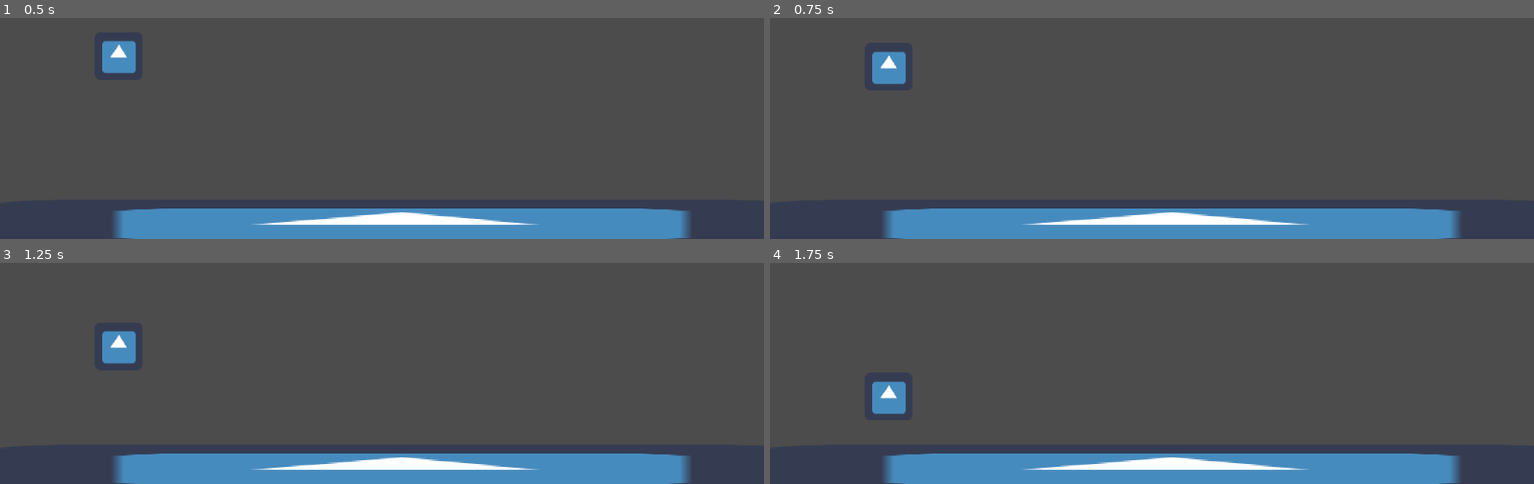
Above: before the commit, frames 1-4 (two rows, left to right).
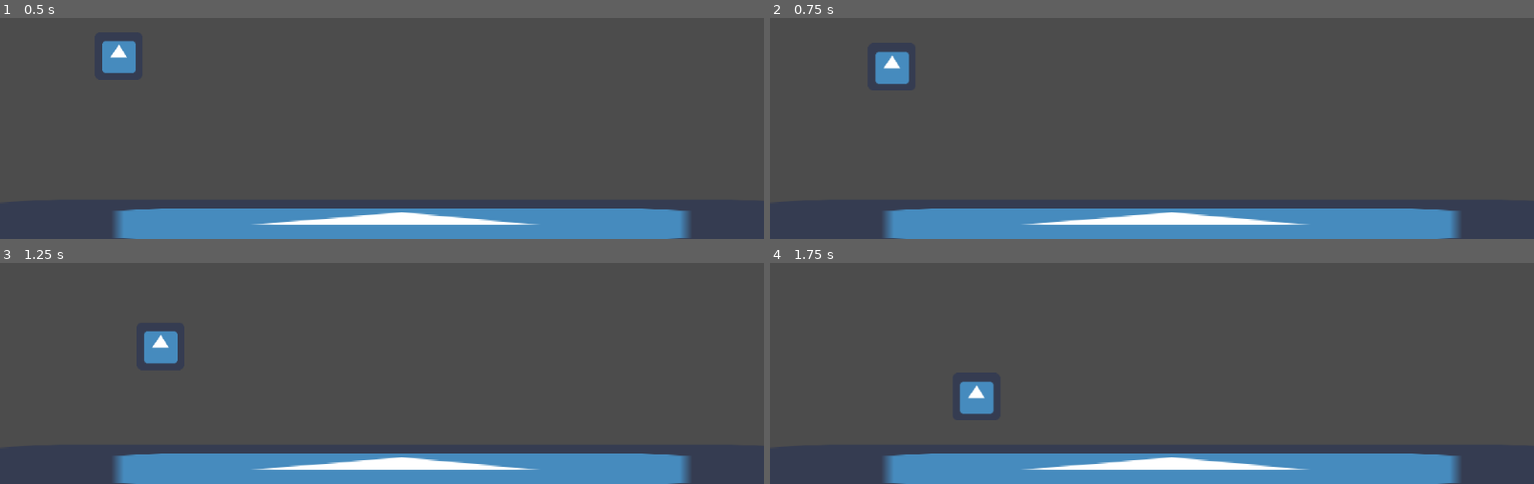
Above: after the commit, the same moments.

Repository: Matthew078/Hells-Gym-Fight
Game: Godot game, scene res://game.tscn
The game is run twice, just before and just after one commit, with the same random seed, the same clock (stepped at 60 frames per second) and the same inputs. The project has no main scene, so this scene is started directly. The engine's default icon, where the game draws it, is replaced by a stand-in: a white triangle on a blue panel in a dark square.
Inputs:
- Up to frame 1 (0.5 s): no input
- Up to frame 2 (0.75 s): hold Right (gym_bro_move_right) from 0.53 s (still down)
- Up to frame 3 (1.25 s): keep holding Right (gym_bro_move_right)
- Up to frame 4 (1.75 s): release Right (gym_bro_move_right) at 1.28 s; hold Left (gym_bro_move_left) from 1.28 s (still down)

Frame 1 is identical in both runs. In frame 2, 0.2% of the frame differs, in the area x 13-19%, y 15-31%; in frame 3, 1.3%; in frame 4, 1.3%, in the area x 13-30%, y 53-69%.

Commit message:
player movement
fixed the player movement

Diff:
--- a/Hell's-Gym-Fight-Project/player.gd
+++ b/Hell's-Gym-Fight-Project/player.gd
@@ -1,4 +1,4 @@
-extends Area2D
+extends RigidBody2D
 
 
 # Declare member variables here. Examples:
@@ -15,16 +15,15 @@
 
 
 # Called every frame. 'delta' is the elapsed time since the previous frame.
-func _process(delta):
-	var velocity = Vector2.ZERO
+#func _process(delta):
+
+
+
+func _physics_process(delta):
+	move()
+
+func move():
 	if Input.is_action_pressed("gym_bro_move_right"):
-		velocity.x += 1
+		apply_central_impulse(Vector2(4, 0))
 	if Input.is_action_pressed("gym_bro_move_left"):
-		velocity.x -= 1
-
-	if velocity.length() > 0:
-		velocity = velocity.normalized() * speed
-
-	position += velocity * delta
-	position.x = clamp(position.x, 0, screen_size.x)
-	position.y = clamp(position.y, 0, screen_size.y)
+		apply_central_impulse(Vector2(-4, 0))
--- a/Hell's-Gym-Fight-Project/player.tscn
+++ b/Hell's-Gym-Fight-Project/player.tscn
@@ -1,11 +1,14 @@
-[gd_scene load_steps=3 format=2]
+[gd_scene load_steps=4 format=2]
 
 [ext_resource path="res://icon.png" type="Texture" id=1]
+[ext_resource path="res://player.gd" type="Script" id=2]
 
 [sub_resource type="RectangleShape2D" id=1]
 extents = Vector2( 31, 31 )
 
 [node name="player" type="RigidBody2D"]
+mode = 2
+script = ExtResource( 2 )
 
 [node name="Sprite" type="Sprite" parent="."]
 texture = ExtResource( 1 )
